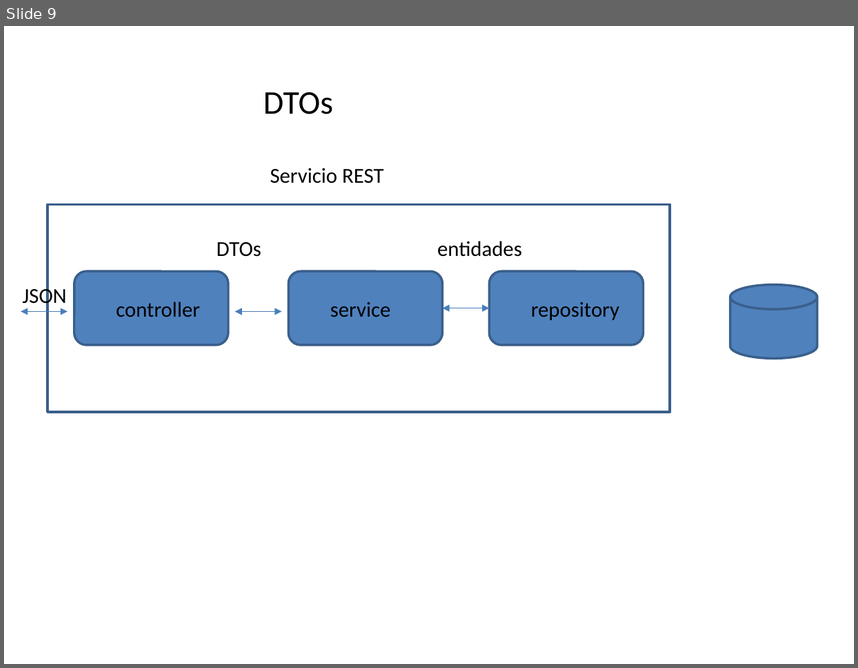
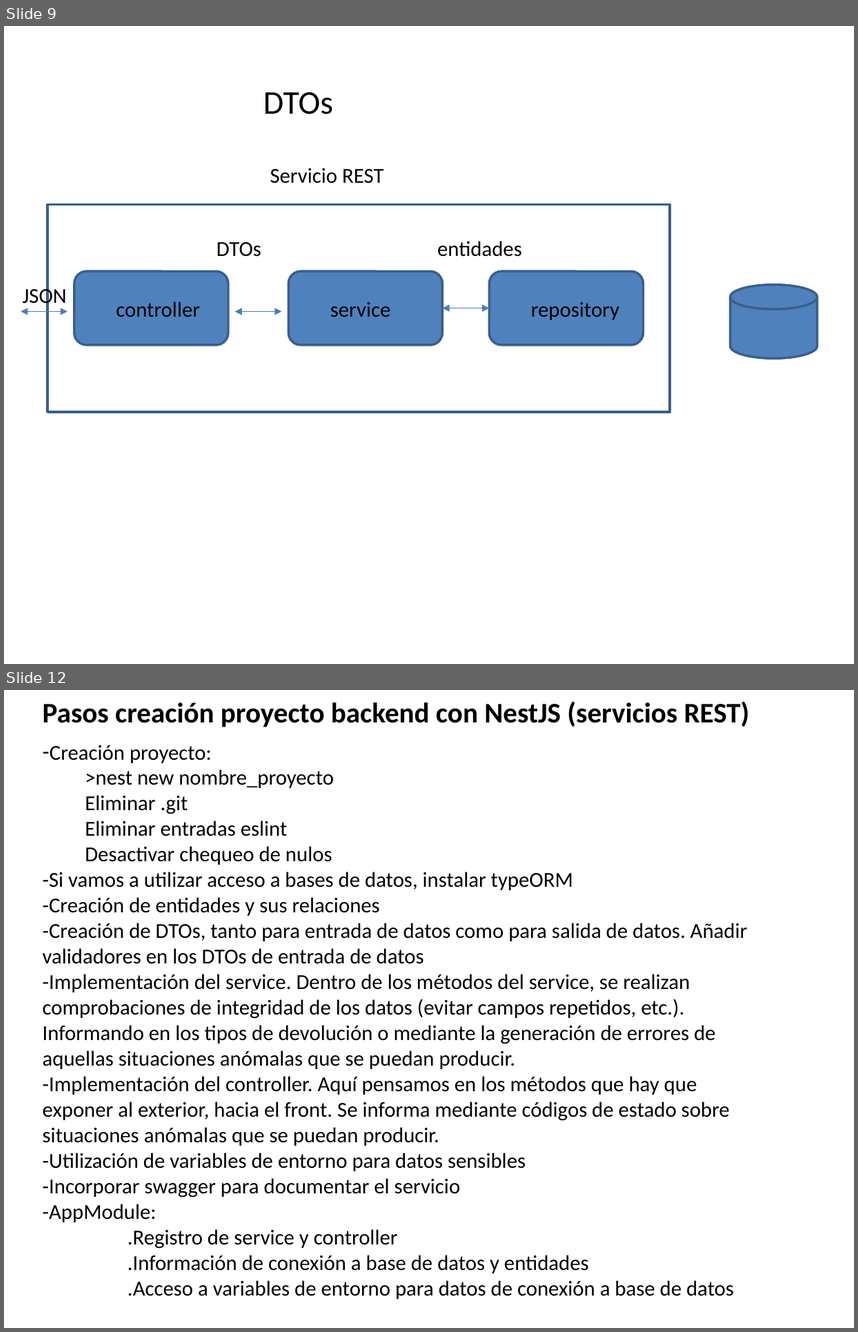
Before and after one commit to fran-eliot/nestjs2025, a slide deck: pizarra.pptx. Shown one above the other, each under a label of ours: slide 9 before the commit, slides 9 and 12 after it; the slides between them are not shown. The pictures are 858x668 and 858x1332 pixels, drawn with LibreOffice and Linux fonts; fonts in the diff are those of the drawing. Boxes give left, top, right and bottom in pixels: in the first picture for what was removed or moved away, otherwise in the second. Text is boxed around its words. In the diff, an @@ line names an element or a change of style, - is before the commit and + after.

```diff
--- a/pizarra.pptx
+++ b/pizarra.pptx
@@ slide 12 added at (4, 690, 854, 1328), background #FFFFFF @@
@@ text added at (43, 701, 750, 727), 24 pt, text #000000, bold @@
+Pasos creación proyecto backend con NestJS (servicios REST)
@@ text added at (43, 745, 748, 1299), 18 pt, text #000000 @@
+– Creación proyecto:
+  >nest new nombre_proyecto
+  Eliminar .git
+  Eliminar entradas eslint
+  Desactivar chequeo de nulos
+-Si vamos a utilizar acceso a bases de datos, instalar typeORM
+-Creación de entidades y sus relaciones
+-Creación de DTOs, tanto para entrada de datos como para salida de datos. Añadir validadores en los DTOs de entrada de datos
+-Implementación del service. Dentro de los métodos del service, se realizan comprobaciones de integridad de los datos (evitar campos repetidos, etc.). Informando en los tipos de devolución o mediante la generación de errores de aquellas situaciones anómalas que se puedan producir.
+-Implementación del controller. Aquí pensamos en los métodos que hay que exponer al exterior, hacia el front. Se informa mediante códigos de estado sobre situaciones anómalas que se puedan producir.
+-Utilización de variables de entorno para datos sensibles
+-Incorporar swagger para documentar el servicio
+-AppModule:
+.Registro de service y controller
+.Información de conexión a base de datos y entidades
+.Acceso a variables de entorno para datos de conexión a base de datos
```
Also in this commit, not shown: 2 other slides added, 28 other files.
